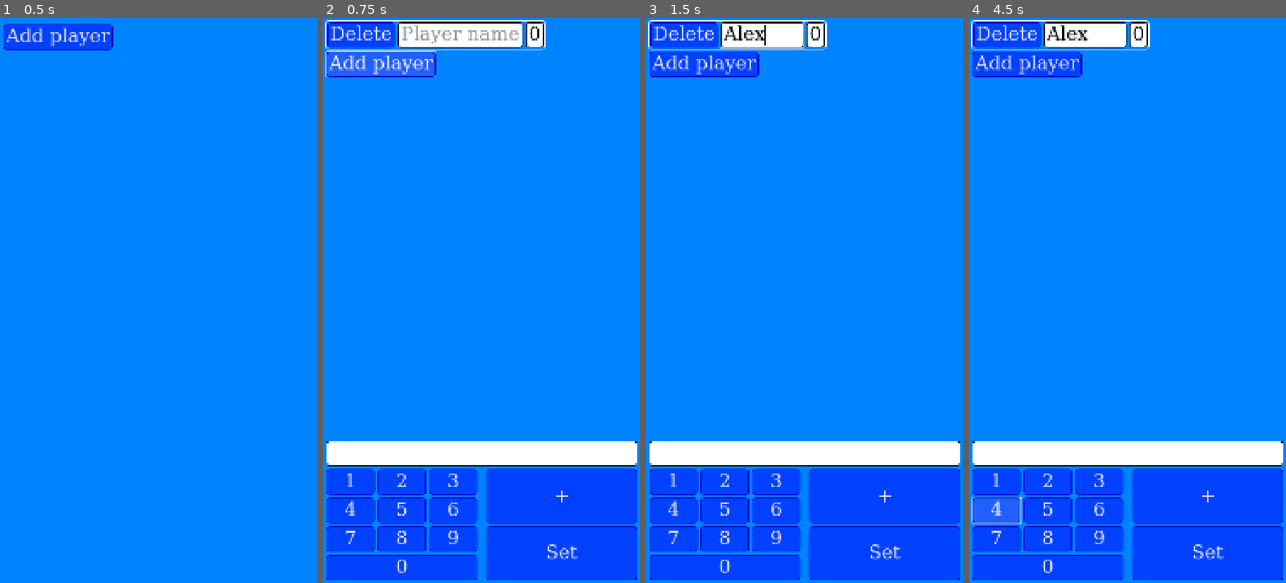
Above: before the commit, frames 1-4 (left to right).
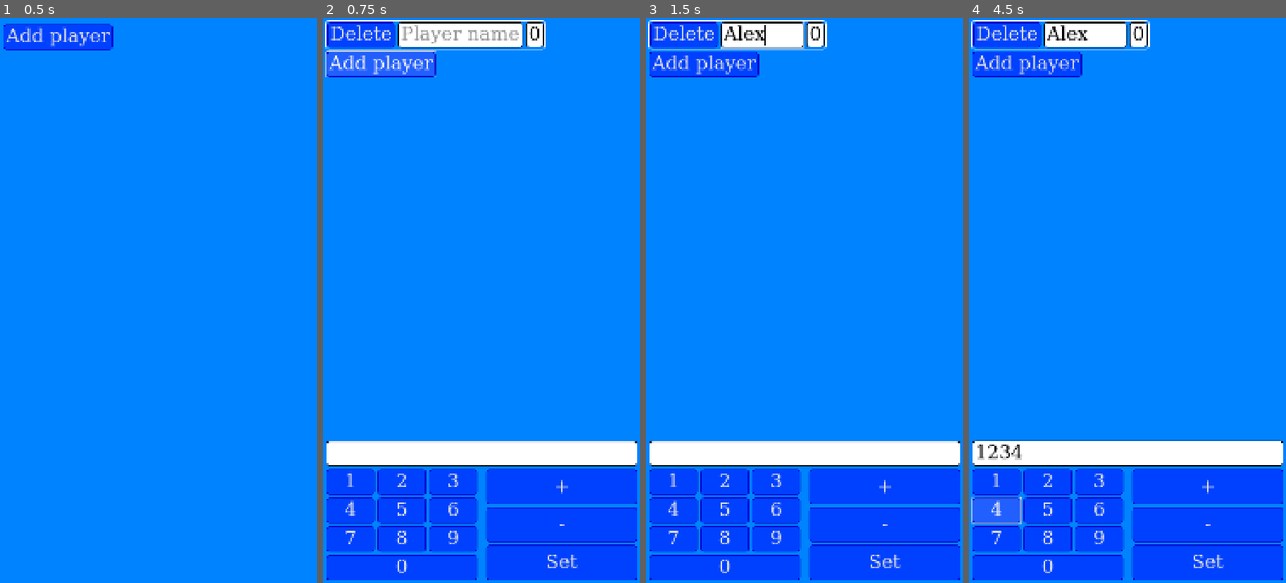
Above: after the commit, the same moments.

Repository: EnderiteFox/score-plus-plus
Game: Godot game, scene res://ui/main_ui/main_ui.tscn
Two runs of this game, one before a commit and one after it. Both use one fixed random seed, a clock stepped at 60 frames per second and the inputs below.
Inputs (mouse positions are in pixels of both pictures, inside the frame that each line leads up to):
- Up to frame 1 (0.5 s): no input
- Up to frame 2 (0.75 s): click "Add player" at 0.5 s
- Up to frame 3 (1.5 s): click (782, 34) at 1.27 s; type "Alex" at 1.35 s
- Up to frame 4 (4.5 s): click "1" at 2 s; click "2" at 2.75 s; click "3" at 3.5 s; click "4" at 4.25 s

Frame 1 is identical in both runs. In frame 2, 1.5% of the frame differs, in the area x 51-100%, y 81-98%; in frame 3, 1.5%; in frame 4, 2.0%, in the area x 1-100%, y 74-98%.

Commit message:
feat: Made the numpad buttons functional

Diff:
--- a/ui/main_ui/main_ui.gd
+++ b/ui/main_ui/main_ui.gd
@@ -3,7 +3,9 @@
 
 @onready var add_player_button: Button = %AddPlayerButton
 @onready var player_list: Control = %PlayerList
+
 @onready var player_edit_panel: Control = %PlayerEditPanel
+@onready var player_edit_line: LineEdit = %PlayerEditLine
 
 var player_ui_scene: PackedScene = preload("res://ui/player_ui/player_ui.tscn")
 
@@ -31,6 +33,7 @@
 	player_ui.select()
 	selected_player = player_ui
 	player_edit_panel.visible = true
+	player_edit_line.text = ""
 
 
 func _on_player_delete(player_ui: PlayerUI) -> void:
@@ -38,6 +41,7 @@
 		player_ui.unselect()
 		selected_player = null
 		player_edit_panel.visible = false
+		player_edit_line.text = ""
 
 
 func _gui_input(event: InputEvent) -> void:
@@ -46,3 +50,4 @@
 			selected_player.unselect()
 			selected_player = null
 			player_edit_panel.visible = false
+			player_edit_line.text = ""
--- a/ui/main_ui/main_ui.tscn
+++ b/ui/main_ui/main_ui.tscn
@@ -1,6 +1,7 @@
-[gd_scene load_steps=2 format=3 uid="uid://bfct5sudsqj76"]
+[gd_scene load_steps=3 format=3 uid="uid://bfct5sudsqj76"]
 
 [ext_resource type="Script" uid="uid://cle5eekmroq40" path="res://ui/main_ui/main_ui.gd" id="1_16758"]
+[ext_resource type="Script" uid="uid://c8jew4lrc3st4" path="res://ui/numpad_button/numpad_button.gd" id="2_7miss"]
 
 [node name="MainUI" type="Control"]
 layout_mode = 3
@@ -63,91 +64,117 @@
 [node name="VBoxContainer" type="VBoxContainer" parent="VBoxContainer/PlayerEditPanel/MarginContainer"]
 layout_mode = 2
 
-[node name="LineEdit" type="LineEdit" parent="VBoxContainer/PlayerEditPanel/MarginContainer/VBoxContainer"]
+[node name="PlayerEditLine" type="LineEdit" parent="VBoxContainer/PlayerEditPanel/MarginContainer/VBoxContainer"]
+unique_name_in_owner = true
 layout_mode = 2
 
-[node name="HBoxContainer" type="HBoxContainer" parent="VBoxContainer/PlayerEditPanel/MarginContainer/VBoxContainer"]
+[node name="EditButtons" type="HBoxContainer" parent="VBoxContainer/PlayerEditPanel/MarginContainer/VBoxContainer"]
 layout_mode = 2
 
-[node name="Numpad" type="VBoxContainer" parent="VBoxContainer/PlayerEditPanel/MarginContainer/VBoxContainer/HBoxContainer"]
+[node name="Numpad" type="VBoxContainer" parent="VBoxContainer/PlayerEditPanel/MarginContainer/VBoxContainer/EditButtons"]
 layout_mode = 2
 size_flags_horizontal = 3
 
-[node name="HBoxContainer" type="HBoxContainer" parent="VBoxContainer/PlayerEditPanel/MarginContainer/VBoxContainer/HBoxContainer/Numpad"]
+[node name="HBoxContainer" type="HBoxContainer" parent="VBoxContainer/PlayerEditPanel/MarginContainer/VBoxContainer/EditButtons/Numpad"]
 layout_mode = 2
 
-[node name="1" type="Button" parent="VBoxContainer/PlayerEditPanel/MarginContainer/VBoxContainer/HBoxContainer/Numpad/HBoxContainer"]
+[node name="1" type="Button" parent="VBoxContainer/PlayerEditPanel/MarginContainer/VBoxContainer/EditButtons/Numpad/HBoxContainer" node_paths=PackedStringArray("player_edit_line")]
 layout_mode = 2
 size_flags_horizontal = 3
 text = "1"
+script = ExtResource("2_7miss")
+player_edit_line = NodePath("../../../../PlayerEditLine")
 
-[node name="2" type="Button" parent="VBoxContainer/PlayerEditPanel/MarginContainer/VBoxContainer/HBoxContainer/Numpad/HBoxContainer"]
+[node name="2" type="Button" parent="VBoxContainer/PlayerEditPanel/MarginContainer/VBoxContainer/EditButtons/Numpad/HBoxContainer" node_paths=PackedStringArray("player_edit_line")]
 layout_mode = 2
 size_flags_horizontal = 3
 text = "2"
+script = ExtResource("2_7miss")
+player_edit_line = NodePath("../../../../PlayerEditLine")
 
-[node name="3" type="Button" parent="VBoxContainer/PlayerEditPanel/MarginContainer/VBoxContainer/HBoxContainer/Numpad/HBoxContainer"]
+[node name="3" type="Button" parent="VBoxContainer/PlayerEditPanel/MarginContainer/VBoxContainer/EditButtons/Numpad/HBoxContainer" node_paths=PackedStringArray("player_edit_line")]
 layout_mode = 2
 size_flags_horizontal = 3
 text = "3"
+script = ExtResource("2_7miss")
+player_edit_line = NodePath("../../../../PlayerEditLine")
 
-[node name="HBoxContainer2" type="HBoxContainer" parent="VBoxContainer/PlayerEditPanel/MarginContainer/VBoxContainer/HBoxContainer/Numpad"]
+[node name="HBoxContainer2" type="HBoxContainer" parent="VBoxContainer/PlayerEditPanel/MarginContainer/VBoxContainer/EditButtons/Numpad"]
 layout_mode = 2
 
-[node name="4" type="Button" parent="VBoxContainer/PlayerEditPanel/MarginContainer/VBoxContainer/HBoxContainer/Numpad/HBoxContainer2"]
+[node name="4" type="Button" parent="VBoxContainer/PlayerEditPanel/MarginContainer/VBoxContainer/EditButtons/Numpad/HBoxContainer2" node_paths=PackedStringArray("player_edit_line")]
 layout_mode = 2
 size_flags_horizontal = 3
 text = "4"
+script = ExtResource("2_7miss")
+player_edit_line = NodePath("../../../../PlayerEditLine")
 
-[node name="5" type="Button" parent="VBoxContainer/PlayerEditPanel/MarginContainer/VBoxContainer/HBoxContainer/Numpad/HBoxContainer2"]
+[node name="5" type="Button" parent="VBoxContainer/PlayerEditPanel/MarginContainer/VBoxContainer/EditButtons/Numpad/HBoxContainer2" node_paths=PackedStringArray("player_edit_line")]
 layout_mode = 2
 size_flags_horizontal = 3
 text = "5"
+script = ExtResource("2_7miss")
+player_edit_line = NodePath("../../../../PlayerEditLine")
 
-[node name="6" type="Button" parent="VBoxContainer/PlayerEditPanel/MarginContainer/VBoxContainer/HBoxContainer/Numpad/HBoxContainer2"]
+[node name="6" type="Button" parent="VBoxContainer/PlayerEditPanel/MarginContainer/VBoxContainer/EditButtons/Numpad/HBoxContainer2" node_paths=PackedStringArray("player_edit_line")]
 layout_mode = 2
 size_flags_horizontal = 3
 text = "6"
+script = ExtResource("2_7miss")
+player_edit_line = NodePath("../../../../PlayerEditLine")
 
-[node name="HBoxContainer3" type="HBoxContainer" parent="VBoxContainer/PlayerEditPanel/MarginContainer/VBoxContainer/HBoxContainer/Numpad"]
+[node name="HBoxContainer3" type="HBoxContainer" parent="VBoxContainer/PlayerEditPanel/MarginContainer/VBoxContainer/EditButtons/Numpad"]
 layout_mode = 2
 
-[node name="7" type="Button" parent="VBoxContainer/PlayerEditPanel/MarginContainer/VBoxContainer/HBoxContainer/Numpad/HBoxContainer3"]
+[node name="7" type="Button" parent="VBoxContainer/PlayerEditPanel/MarginContainer/VBoxContainer/EditButtons/Numpad/HBoxContainer3" node_paths=PackedStringArray("player_edit_line")]
 layout_mode = 2
 size_flags_horizontal = 3
 text = "7"
+script = ExtResource("2_7miss")
+player_edit_line = NodePath("../../../../PlayerEditLine")
 
-[node name="8" type="Button" parent="VBoxContainer/PlayerEditPanel/MarginContainer/VBoxContainer/HBoxContainer/Numpad/HBoxContainer3"]
+[node name="8" type="Button" parent="VBoxContainer/PlayerEditPanel/MarginContainer/VBoxContainer/EditButtons/Numpad/HBoxContainer3" node_paths=PackedStringArray("player_edit_line")]
 layout_mode = 2
 size_flags_horizontal = 3
 text = "8"
+script = ExtResource("2_7miss")
+player_edit_line = NodePath("../../../../PlayerEditLine")
 
-[node name="9" type="Button" parent="VBoxContainer/PlayerEditPanel/MarginContainer/VBoxContainer/HBoxContainer/Numpad/HBoxContainer3"]
+[node name="9" type="Button" parent="VBoxContainer/PlayerEditPanel/MarginContainer/VBoxContainer/EditButtons/Numpad/HBoxContainer3" node_paths=PackedStringArray("player_edit_line")]
 layout_mode = 2
 size_flags_horizontal = 3
 text = "9"
+script = ExtResource("2_7miss")
+player_edit_line = NodePath("../../../../PlayerEditLine")
 
-[node name="HBoxContainer4" type="HBoxContainer" parent="VBoxContainer/PlayerEditPanel/MarginContainer/VBoxContainer/HBoxContainer/Numpad"]
+[node name="HBoxContainer4" type="HBoxContainer" parent="VBoxContainer/PlayerEditPanel/MarginContainer/VBoxContainer/EditButtons/Numpad"]
 layout_mode = 2
 
-[node name="0" type="Button" parent="VBoxContainer/PlayerEditPanel/MarginContainer/VBoxContainer/HBoxContainer/Numpad/HBoxContainer4"]
+[node name="0" type="Button" parent="VBoxContainer/PlayerEditPanel/MarginContainer/VBoxContainer/EditButtons/Numpad/HBoxContainer4" node_paths=PackedStringArray("player_edit_line")]
 layout_mode = 2
 size_flags_horizontal = 3
 text = "0"
+script = ExtResource("2_7miss")
+player_edit_line = NodePath("../../../../PlayerEditLine")
 
-[node name="VSeparator" type="VSeparator" parent="VBoxContainer/PlayerEditPanel/MarginContainer/VBoxContainer/HBoxContainer"]
+[node name="VSeparator" type="VSeparator" parent="VBoxContainer/PlayerEditPanel/MarginContainer/VBoxContainer/EditButtons"]
 layout_mode = 2
 
-[node name="VBoxContainer" type="VBoxContainer" parent="VBoxContainer/PlayerEditPanel/MarginContainer/VBoxContainer/HBoxContainer"]
+[node name="ActionButtons" type="VBoxContainer" parent="VBoxContainer/PlayerEditPanel/MarginContainer/VBoxContainer/EditButtons"]
 layout_mode = 2
 size_flags_horizontal = 3
 
-[node name="AddButton" type="Button" parent="VBoxContainer/PlayerEditPanel/MarginContainer/VBoxContainer/HBoxContainer/VBoxContainer"]
+[node name="AddButton" type="Button" parent="VBoxContainer/PlayerEditPanel/MarginContainer/VBoxContainer/EditButtons/ActionButtons"]
 layout_mode = 2
 size_flags_vertical = 3
 text = "+"
 
-[node name="SetButton" type="Button" parent="VBoxContainer/PlayerEditPanel/MarginContainer/VBoxContainer/HBoxContainer/VBoxContainer"]
+[node name="SubstractButton" type="Button" parent="VBoxContainer/PlayerEditPanel/MarginContainer/VBoxContainer/EditButtons/ActionButtons"]
+layout_mode = 2
+size_flags_vertical = 3
+text = "-"
+
+[node name="SetButton" type="Button" parent="VBoxContainer/PlayerEditPanel/MarginContainer/VBoxContainer/EditButtons/ActionButtons"]
 layout_mode = 2
 size_flags_vertical = 3
 text = "Set"
--- /dev/null
+++ b/ui/numpad_button/numpad_button.gd
@@ -0,0 +1,11 @@
+class_name NumpadButton
+extends Button
+
+@export var player_edit_line: LineEdit
+
+func _ready() -> void:
+	self.pressed.connect(_on_pressed)
+
+
+func _on_pressed() -> void:
+	player_edit_line.text += self.text
Not shown, added: ui/numpad_button/numpad_button.gd.uid
